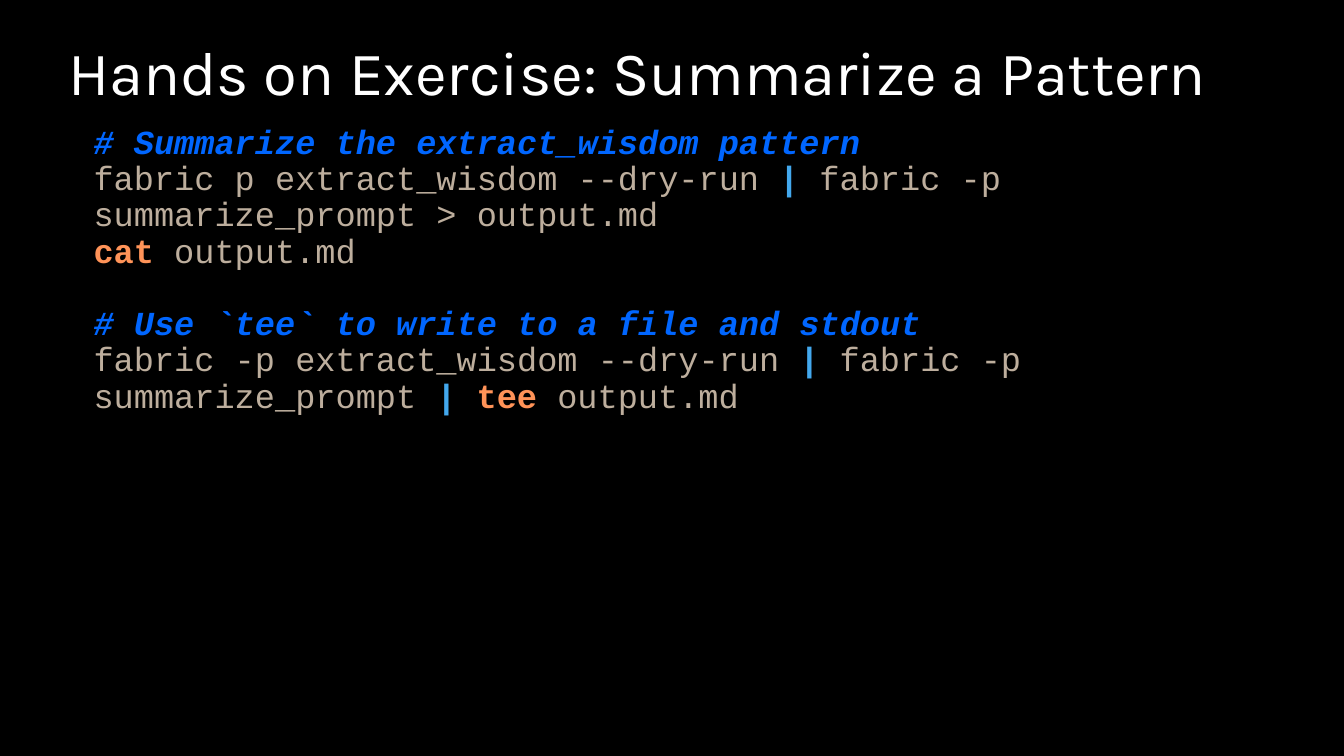
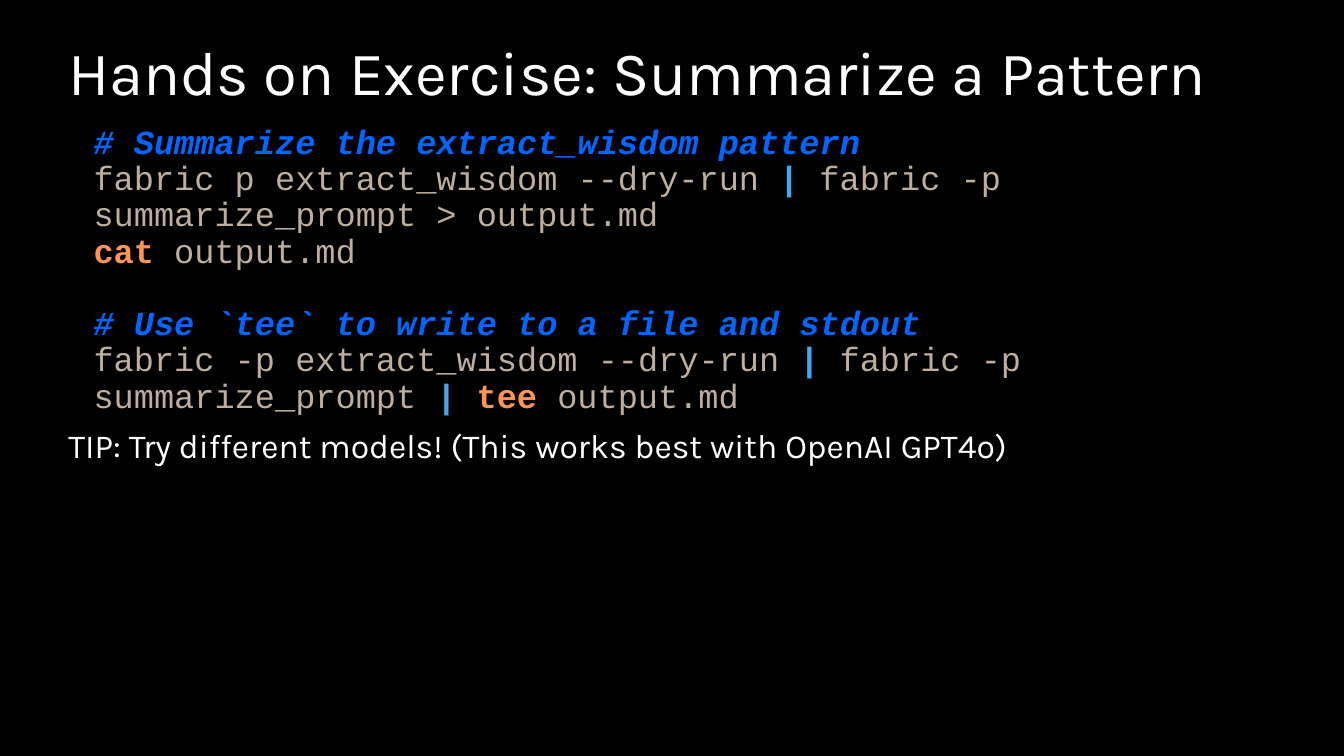
Before and after one commit to Resistor52/fabric_workshop, a slide deck: slide 51 of slides/workshop.pptx (slide 49 before the commit). Drawn at 1344x756 pixels with LibreOffice and Linux fonts; fonts in the diff are those of the drawing. Boxes give left, top, right and bottom in pixels: in the first picture for what was removed or moved away, otherwise in the second. Text is boxed around its words. In the diff, an @@ line names an element or a change of style, - is before the commit and + after.

```diff
--- a/slides/workshop.pptx
+++ b/slides/workshop.pptx
@@ text at [68,433,1007,467]: paragraph added @@
+TIP: Try different models! (This works best with OpenAI GPT4o)
```
Also in this commit, not shown: 1 other slide changed, 2 slides added, 39 other files.
